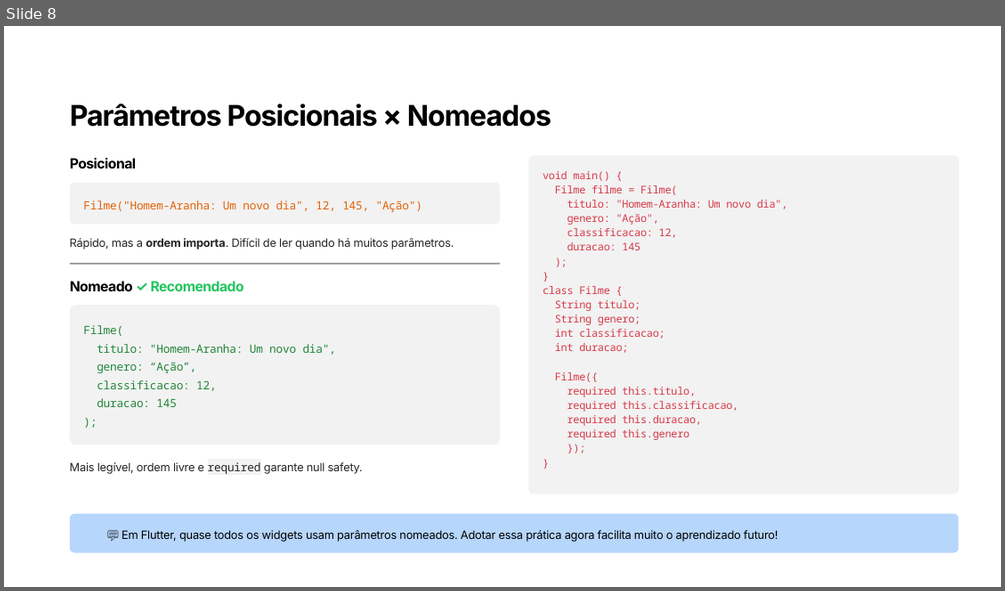
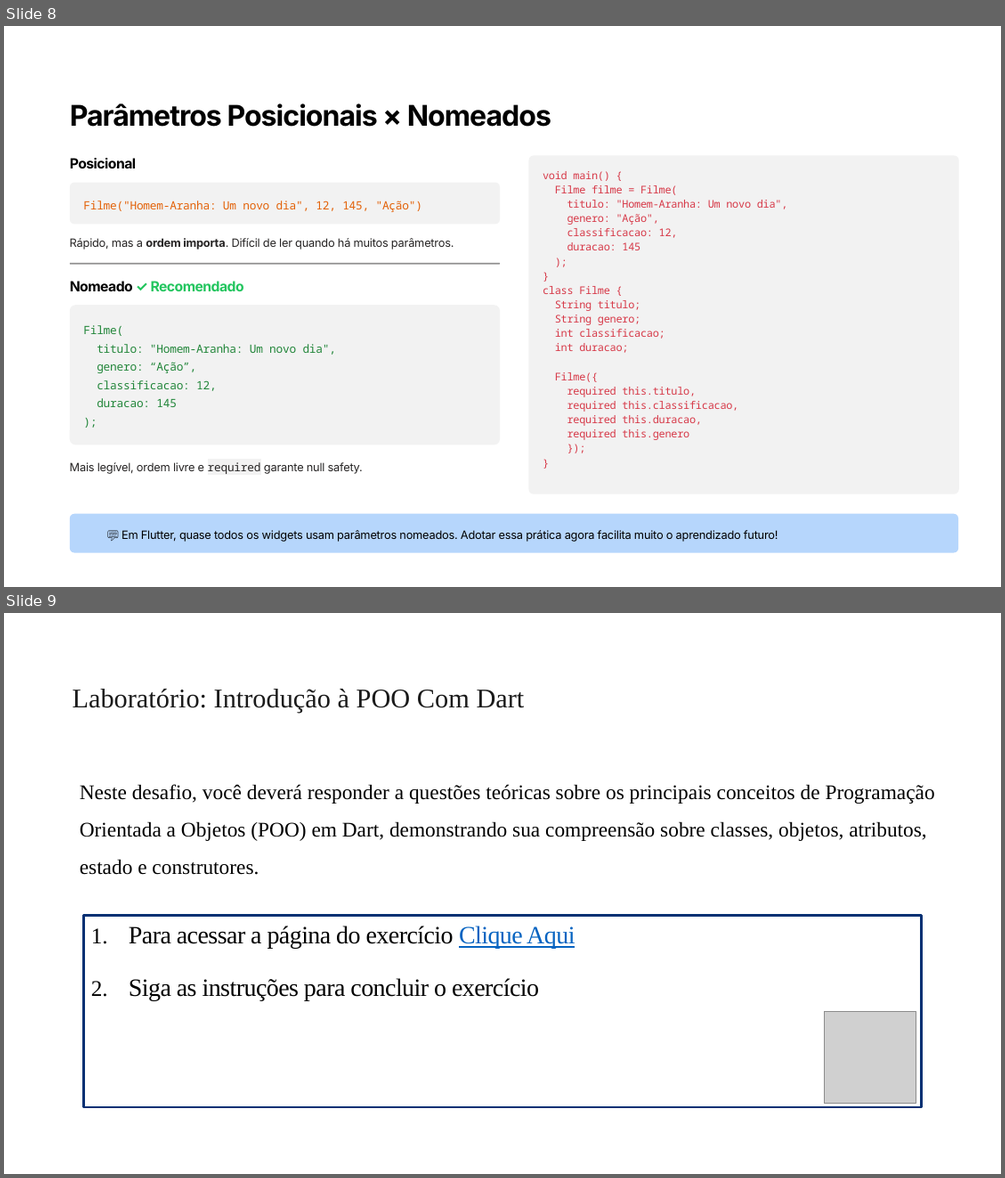
Before and after one commit to PedroMiho/UMC, a slide deck: Desenvolvimento de Aplicações/Pedro/Aula 03 - Introdução a Programação Orientada a Objetos/Introdução a POO.pptx. Shown one above the other, each under a label of ours: slide 8 before the commit, slides 8 and 9 after it. The pictures are 1005x591 and 1005x1178 pixels, drawn with LibreOffice and Linux fonts; fonts in the diff are those of the drawing; grey boxes stand for pictures; background and template pictures are left out. Boxes give left, top, right and bottom in pixels: in the first picture for what was removed or moved away, otherwise in the second. Text is boxed around its words. In the diff, an @@ line names an element or a change of style, - is before the commit and + after.

```diff
--- a/Desenvolvimento de Aplicações/Pedro/Aula 03 - Introdução a Programação Orientada a Objetos/Introdução a POO.pptx
+++ b/Desenvolvimento de Aplicações/Pedro/Aula 03 - Introdução a Programação Orientada a Objetos/Introdução a POO.pptx
@@ slide 9 added at <box>4,613,1001,1174</box>, background #FFFFFF @@
@@ title added at <box>73,689,525,714</box>, 26 pt, text #1A1A1A @@
+Laboratório: Introdução à POO Com Dart
@@ text added at <box>80,784,935,875</box>, 20 pt, text #000000 @@
+Neste desafio, você deverá responder a questões teóricas sobre os principais conceitos de Programação Orientada a Objetos (POO) em Dart, demonstrando sua compreensão sobre classes, objetos, atributos, estado e construtores.
@@ rectangle added at <box>84,915,922,1107</box>, outline #043073 2.25 pt, 24 pt, text #000000 @@
+1. Para acessar a página do exercício Clique Aqui
+2. Siga as instruções para concluir o exercício
@@ picture added at <box>825,1012,915,1103</box> @@
```
Also in this commit, not shown: 1 slide removed, 6 other files.
